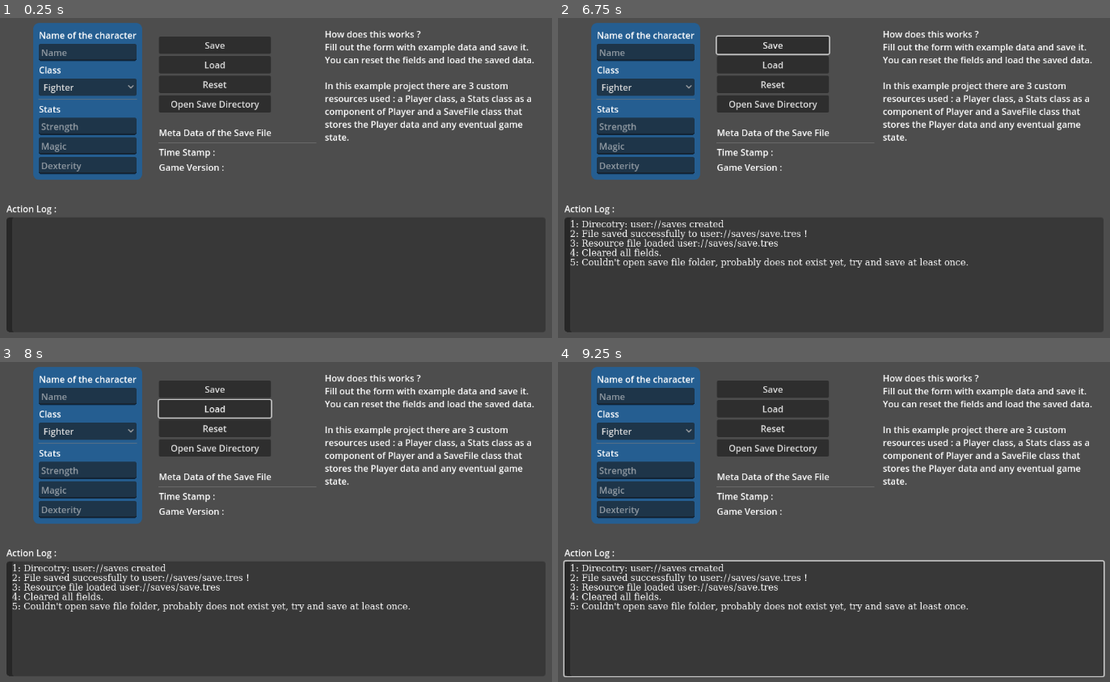
Above: before the commit, frames 1-4 (two rows, left to right).
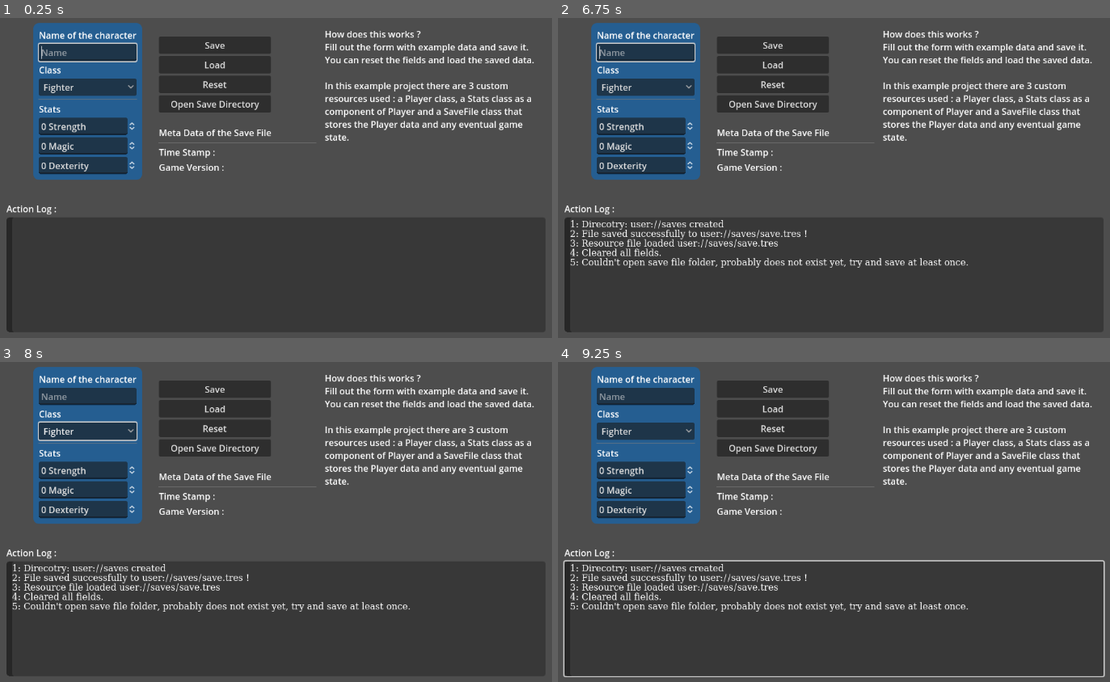
Above: after the commit, the same moments.

Repository: CptFubar/custom-resources-demo
Game: Godot game, scene res://scenes/main_ui/main_ui.tscn
Same seed, same stepped clock (60 frames per second), same inputs: the game is played once before the commit and once after it.
Inputs (mouse positions are in pixels of both pictures, inside the frame that each line leads up to):
- Up to frame 1 (0.25 s): no input
- Up to frame 2 (6.75 s): click (646, 53) at 0.52 s; type "Alex" at 0.6 s; click "Save" at 1.25 s; click "Load" at 2 s; click "Reset" at 2.75 s; click "Fighter" at 3.5 s; click "Fighter" at 4.25 s; click "Fighter" at 5 s; click "Open Save Directory" at 5.75 s; move the mouse to (988, 158) at 6.52 s; tap Tab (ui_focus_next) at 6.6 s; click (988, 158) at 6.67 s
- Up to frame 3 (8 s): move the mouse to (160, 541) at 7.27 s; tap Tab (ui_focus_next) at 7.35 s; click (160, 541) at 7.42 s
- Up to frame 4 (9.25 s): move the mouse to (911, 442) at 8.02 s; tap Tab (ui_focus_next) at 8.1, 8.85 s; click (911, 442) at 8.17 s; move the mouse to (811, 595) at 8.77 s; click (811, 595) at 8.92 s

The runs differ from the first frame. In frame 1, 0.8% of the frame differs, in the area x 6-25%, y 7-49%; in frame 2, 1.0%, in the area x 6-50%, y 5-49%; in frame 3, 1.0%; in frame 4, 0.6%.

Commit message:
Updated LineEdit nodes to SpinBox nodes
changed LineEdit nodes to SpinBox nodes to accept only integer values on input. Additionally a behavior of the character name node to move to the next form field once enter key is pressed.

Diff:
--- a/scenes/main_ui/main_ui.gd
+++ b/scenes/main_ui/main_ui.gd
@@ -10,9 +10,9 @@
 
 @onready var character_name: LineEdit = $"%Name"
 @onready var class_button: OptionButton = $"%ClassButton"
-@onready var strength_input_field: LineEdit = $"%Strentgh"
-@onready var magic_input_field: LineEdit = $"%Magic"
-@onready var dexterity_input_field: LineEdit = $"%Dexterity"
+@onready var strength_input_field: SpinBox = $"%Strentgh"
+@onready var magic_input_field: SpinBox = $"%Magic"
+@onready var dexterity_input_field: SpinBox = $"%Dexterity"
 @onready var action_log: RichTextLabel = $"%ActionLog"
 @onready var time_stamp: Label = $"%TimeStamp"
 @onready var version: Label = $"%Version"
@@ -26,6 +26,7 @@
 	#clearing the meta data fields on start
 	time_stamp.text = ""
 	version.text = ""
+	character_name.grab_focus()
 
 
 func generate_save_dir(path:String) -> void:
@@ -52,9 +53,9 @@
 
 	player.player_name = character_name.text
 	player.class_type = class_button.selected
-	stats.strength = int(strength_input_field.text) if strength_input_field.text != "" else 0
-	stats.magic = int(magic_input_field.text) if magic_input_field.text != "" else 0
-	stats.dexterity = int(dexterity_input_field.text) if dexterity_input_field.text != "" else 0
+	stats.strength = strength_input_field.value
+	stats.magic = magic_input_field.value
+	stats.dexterity = dexterity_input_field.value
 	player.stats = stats
 
 	var new_save = SaveFile.new(player)
@@ -79,9 +80,9 @@
 
 		character_name.text = player.player_name
 		class_button.select(player.class_type)
-		strength_input_field.text = str(stats.strength)
-		magic_input_field.text = str(stats.magic)
-		dexterity_input_field.text = str(stats.dexterity)
+		strength_input_field.value = stats.strength
+		magic_input_field.value = stats.magic
+		dexterity_input_field.value = stats.dexterity
 		#Meta Data
 		time_stamp.text = Time.get_datetime_string_from_unix_time(int(loaded_values.timestamp),true)
 		version.text = loaded_values.version
@@ -90,9 +91,9 @@
 func _on_reset_pressed() -> void:
 	character_name.text = ""
 	class_button.select(Player.CLASS.FIGHTER)
-	strength_input_field.clear()
-	magic_input_field.clear()
-	dexterity_input_field.clear()
+	strength_input_field.value = 0
+	magic_input_field.value = 0
+	dexterity_input_field.value = 0
 	time_stamp.text = ""
 	version.text = ""
 	action_log.add_text("%s Cleared all fields.\n" % get_line())
@@ -102,3 +103,10 @@
 	var err = OS.shell_open(ProjectSettings.globalize_path(save_path))
 	if err != OK:
 		action_log.append_text("%s Couldn't open save file folder, probably does not exist yet, try and save at least once.\n" % get_line())
+
+
+func _on_name_text_submitted(_new_text: String) -> void:
+	var input_event = InputEventAction.new()
+	input_event.action = "ui_focus_next"
+	input_event.pressed = true
+	Input.parse_input_event(input_event)
--- a/scenes/main_ui/main_ui.tscn
+++ b/scenes/main_ui/main_ui.tscn
@@ -48,6 +48,7 @@
 [node name="Name" type="LineEdit" parent="DataBackground/ExampleData"]
 unique_name_in_owner = true
 layout_mode = 2
+focus_previous = NodePath("../../../ActionButtons/OpenDir")
 placeholder_text = "Name"
 
 [node name="LabelClass" type="Label" parent="DataBackground/ExampleData"]
@@ -65,20 +66,27 @@
 layout_mode = 2
 text = "Stats"
 
-[node name="Strentgh" type="LineEdit" parent="DataBackground/ExampleData"]
+[node name="Strentgh" type="SpinBox" parent="DataBackground/ExampleData"]
 unique_name_in_owner = true
 layout_mode = 2
-placeholder_text = "Strength"
+rounded = true
+suffix = "Strength"
+select_all_on_focus = true
 
-[node name="Magic" type="LineEdit" parent="DataBackground/ExampleData"]
+[node name="Magic" type="SpinBox" parent="DataBackground/ExampleData"]
 unique_name_in_owner = true
 layout_mode = 2
-placeholder_text = "Magic"
+rounded = true
+suffix = "Magic"
+select_all_on_focus = true
 
-[node name="Dexterity" type="LineEdit" parent="DataBackground/ExampleData"]
+[node name="Dexterity" type="SpinBox" parent="DataBackground/ExampleData"]
 unique_name_in_owner = true
 layout_mode = 2
-placeholder_text = "Dexterity"
+focus_next = NodePath("../../../ActionButtons/Save")
+rounded = true
+suffix = "Dexterity"
+select_all_on_focus = true
 
 [node name="ActionButtons" type="VBoxContainer" parent="."]
 custom_minimum_size = Vector2(200, 100)
@@ -90,7 +98,9 @@
 size_flags_vertical = 6
 
 [node name="Save" type="Button" parent="ActionButtons"]
+unique_name_in_owner = true
 layout_mode = 2
+focus_previous = NodePath("../../DataBackground/ExampleData/Dexterity")
 text = "Save"
 
 [node name="Load" type="Button" parent="ActionButtons"]
@@ -104,6 +114,7 @@
 
 [node name="OpenDir" type="Button" parent="ActionButtons"]
 layout_mode = 2
+focus_next = NodePath("../../DataBackground/ExampleData/Name")
 text = "Open Save Directory"
 
 [node name="MetaData" type="VBoxContainer" parent="."]
@@ -173,6 +184,7 @@
 
 In this example project there are 3 custom resources used : a Player class, a Stats class as a component of Player and a SaveFile class that stores the Player data and any eventual game state."
 
+[connection signal="text_submitted" from="DataBackground/ExampleData/Name" to="." method="_on_name_text_submitted"]
 [connection signal="pressed" from="ActionButtons/Save" to="." method="_on_save_pressed"]
 [connection signal="pressed" from="ActionButtons/Load" to="." method="_on_load_button_pressed"]
 [connection signal="pressed" from="ActionButtons/Reset" to="." method="_on_reset_pressed"]
